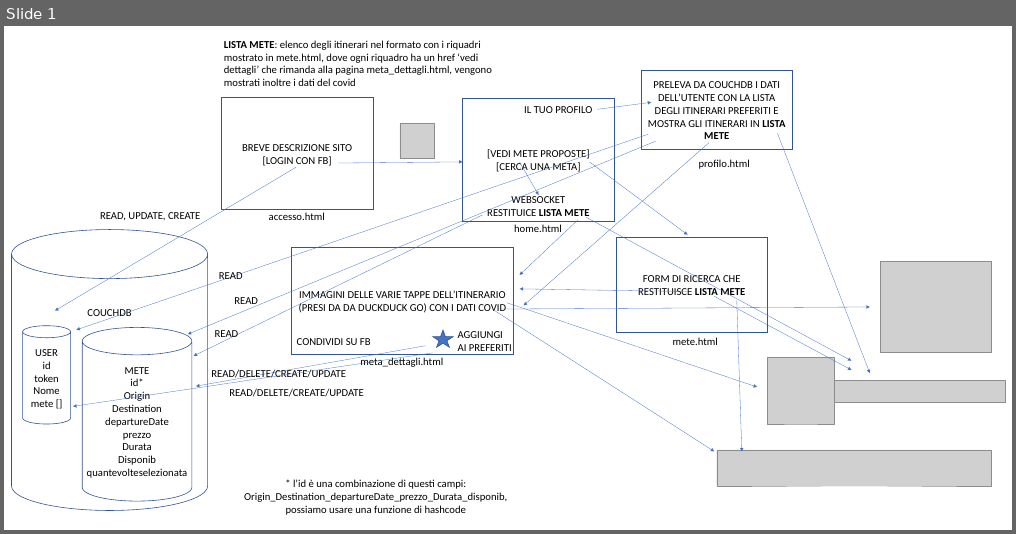
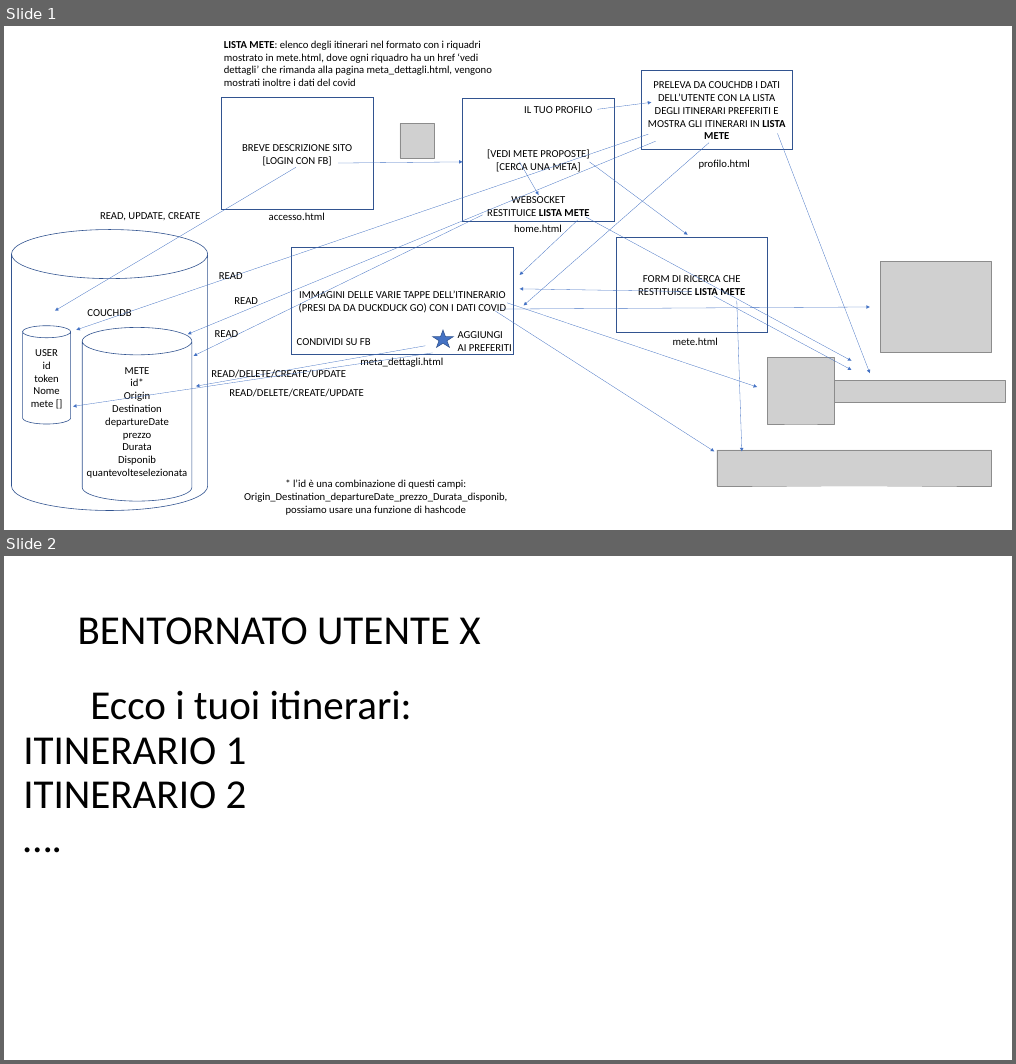
Before and after one commit to FabioCamerota/SafeTravel, a slide deck: schema.pptx. Shown one above the other, each under a label of ours: slide 1 before the commit, slides 1 and 2 after it. The pictures are 1016x534 and 1016x1064 pixels, drawn with LibreOffice and Linux fonts; fonts in the diff are those of the drawing; grey boxes stand for pictures. Boxes give left, top, right and bottom in pixels: in the first picture for what was removed or moved away, otherwise in the second. Text is boxed around its words. In the diff, an @@ line names an element or a change of style, - is before the commit and + after.

```diff
--- a/schema.pptx
+++ b/schema.pptx
@@ slide 2 added at box(4, 556, 1012, 1060), background #FFFFFF @@
@@ title added at box(78, 617, 480, 645), 69.3 pt, text #000000 @@
+BENTORNATO UTENTE X
@@ text added at box(23, 690, 412, 809), 69.3 pt, text #000000 @@
+Ecco i tuoi itinerari:
+ITINERARIO 1
+ITINERARIO 2
+….
```
Also in this commit, not shown: 6 other files.
